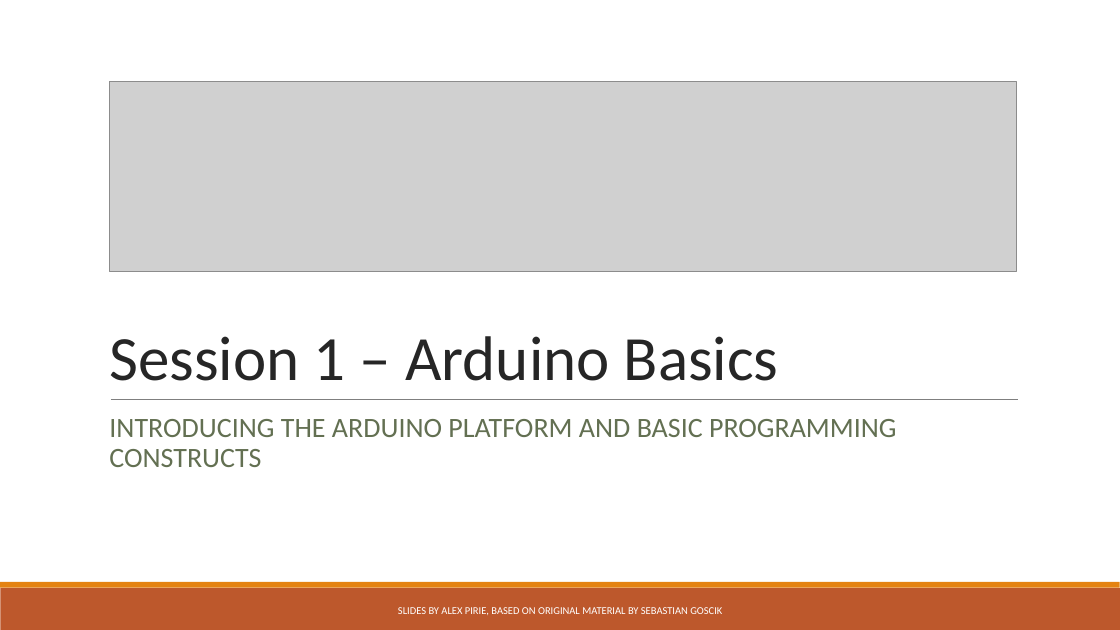
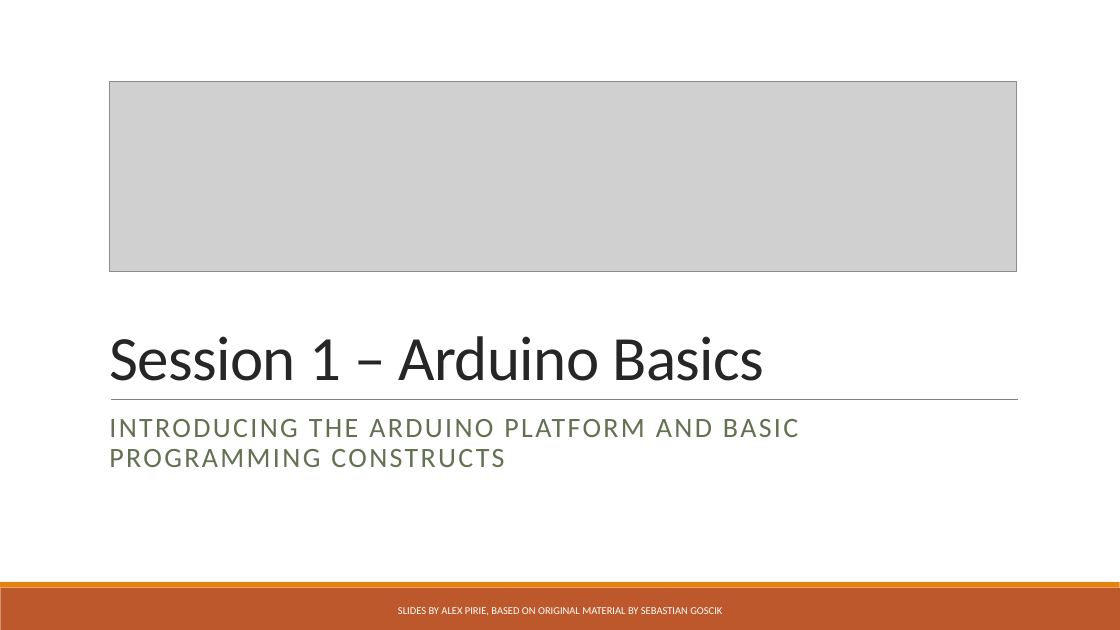
Before and after one commit to SJ-Innovation/SurreyEARS_ArduinoCourse_2018, a slide deck: slide 1 of Lecture 1 - Arduino Basics.pptx. Drawn at 1120x630 pixels with LibreOffice and Linux fonts; fonts in the diff are those of the drawing; grey boxes stand for pictures. Boxes give left, top, right and bottom in pixels: in the first picture for what was removed or moved away, otherwise in the second. Text is boxed around its words. In the diff, an @@ line names an element or a change of style, - is before the commit and + after.

```diff
--- a/Lecture 1 - Arduino Basics.pptx
+++ b/Lecture 1 - Arduino Basics.pptx
@@ title "Session 1 – Arduino Basics" at (x1=109, y1=336, x2=765, y2=381): letter spacing 0 to -0.5 pt @@
@@ subtitle "INTRODUCING THE ARDUINO PLATFORM AND ..." at (x1=109, y1=419, x2=798, y2=467): letter spacing 0 to 2 pt; more space between paragraphs @@
```
Also in this commit, not shown: 22 other slides changed, 9 other files.
